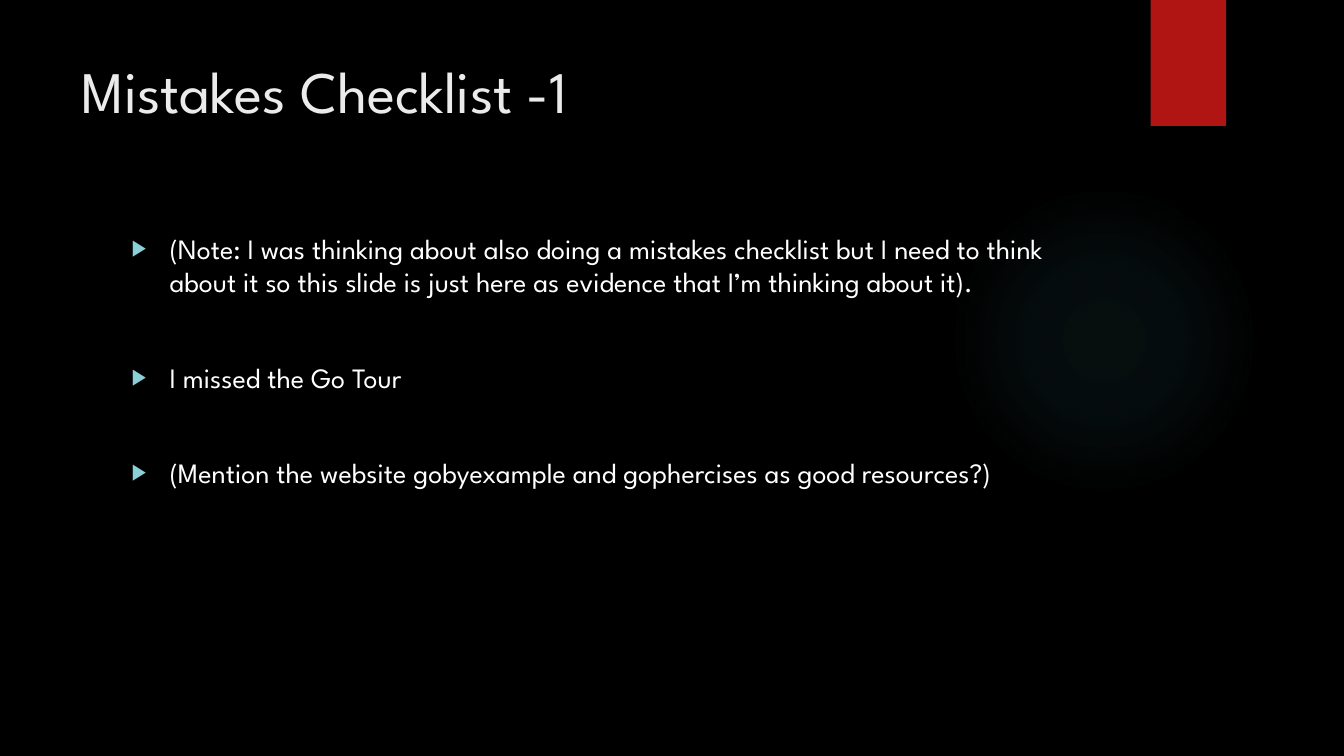
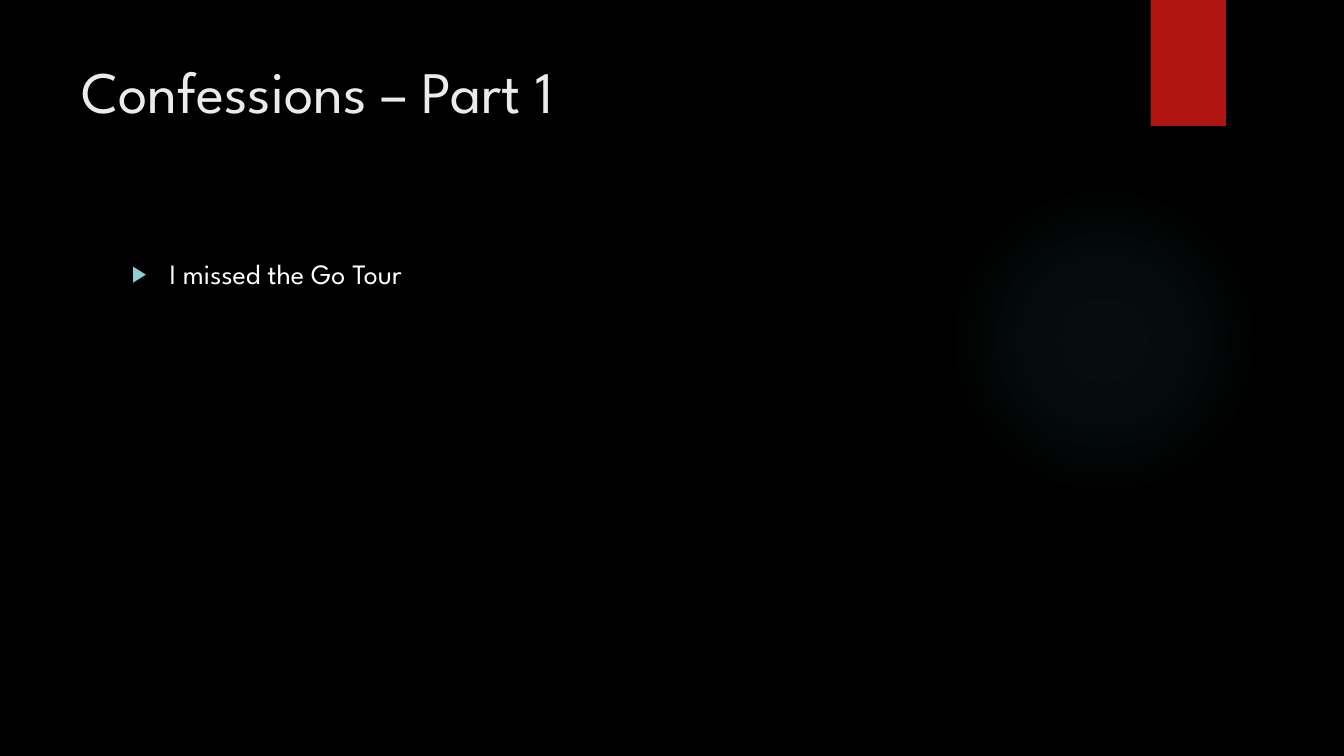
Before and after one commit to jaminologist/GopherLife, a slide deck: slide 8 of GopherLife.pptx. Drawn at 1344x756 pixels with LibreOffice and Linux fonts; fonts in the diff are those of the drawing; background and template pictures are left out. Boxes give left, top, right and bottom in pixels: in the first picture for what was removed or moved away, otherwise in the second. Text is boxed around its words. In the diff, an @@ line names an element or a change of style, - is before the commit and + after.

Commit message:
Presentation updates

```diff
--- a/GopherLife.pptx
+++ b/GopherLife.pptx
@@ title at box(81, 72, 553, 114): text changed @@
-Mistakes Checklist -1
+Confessions – Part 1
@@ text "I missed the Go Tour": place and size @@
-text "I missed the Go Tour" at box(170, 239, 1043, 489)
+text "I missed the Go Tour" at box(170, 264, 401, 285)
@@ text at box(170, 239, 1043, 298): paragraph removed @@
-▶ (Note: I was thinking about also doing a mistakes checklist but I need to think about it so this slide is just here as evidence that I’m thinking about it).
@@ text at box(170, 463, 991, 489): paragraph removed @@
-▶ (Mention the website gobyexample and gophercises as good resources?)
```
Also in this commit, not shown: 5 other slides changed, 7 slides added, 2 other files.
